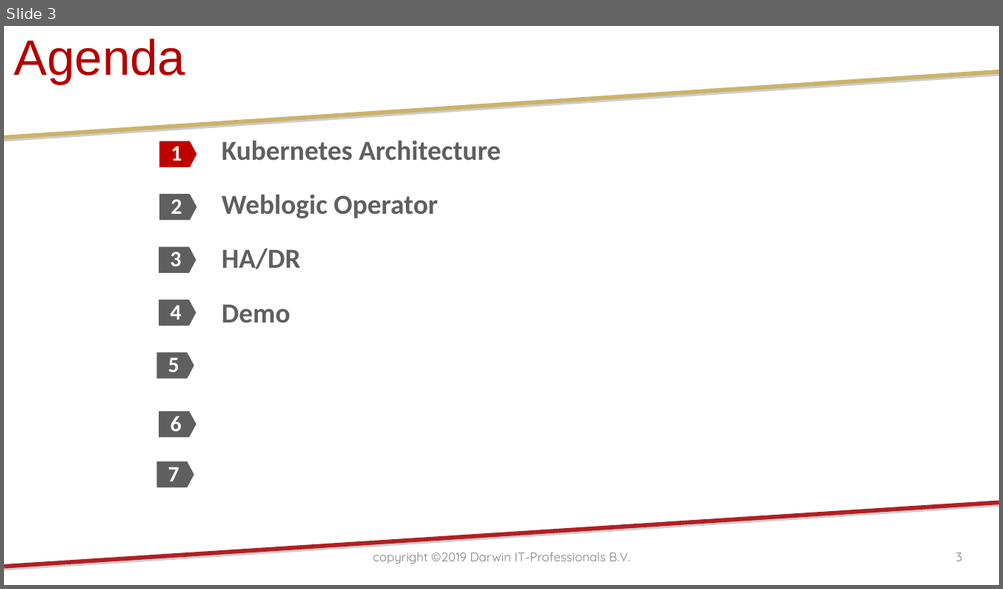
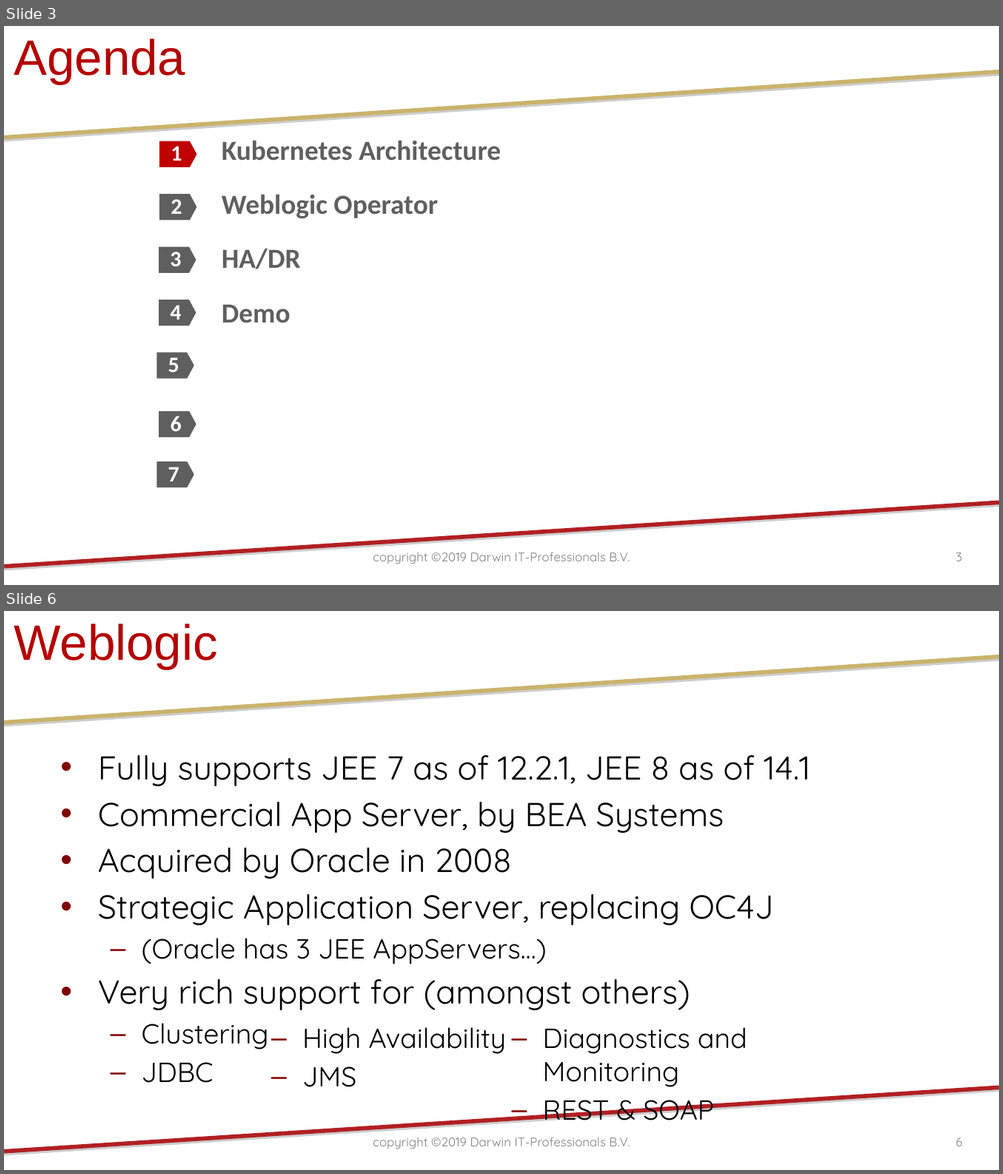
Before and after one commit to darwin-it/weblogic-operator-medrec-admin, a slide deck: doc/ppt/20191003-Kubernetes Managed Weblogic Revival.pptx. Shown one above the other, each under a label of ours: slide 3 before the commit, slides 3 and 6 after it; the slides between them are not shown. The pictures are 1003x589 and 1003x1174 pixels, drawn with LibreOffice and Linux fonts; fonts in the diff are those of the drawing; background and template pictures are left out. Boxes give left, top, right and bottom in pixels: in the first picture for what was removed or moved away, otherwise in the second. Text is boxed around its words. In the diff, an @@ line names an element or a change of style, - is before the commit and + after.

```diff
--- a/doc/ppt/20191003-Kubernetes Managed Weblogic Revival.pptx
+++ b/doc/ppt/20191003-Kubernetes Managed Weblogic Revival.pptx
@@ slide 6 added at [4,611,999,1170], background #FFFFFF; not listed: 2 template elements that a slide beside it also shows @@
@@ title added at [14,624,218,669], 36 pt, text #B40000 @@
+Weblogic
@@ text added at [98,755,810,1083], 24 pt, text #000000 @@
+• Fully supports JEE 7 as of 12.2.1, JEE 8 as of 14.1
+• Commercial App Server, by BEA Systems
+• Acquired by Oracle in 2008
+• Strategic Application Server, replacing OC4J
+  – (Oracle has 3 JEE AppServers…)
+• Very rich support for (amongst others)
+  – Clustering
+  – JDBC
@@ text added at [302,1028,506,1088], 20 pt, text #000000 @@
+  – High Availability
+  – JMS
@@ text added at [543,1028,747,1121], 20 pt, text #000000 @@
+  – Diagnostics and Monitoring
+  – REST & SOAP
@@ text added at [373,1137,629,1150], 9 pt, text #808080 @@
+copyright ©2019 Darwin IT-Professionals B.V.
@@ page number added at [956,1138,962,1147], 9 pt, text #808080 @@
+6
```
Also in this commit, not shown: 4 slides changed, 46 other slides added, 1 other file.
